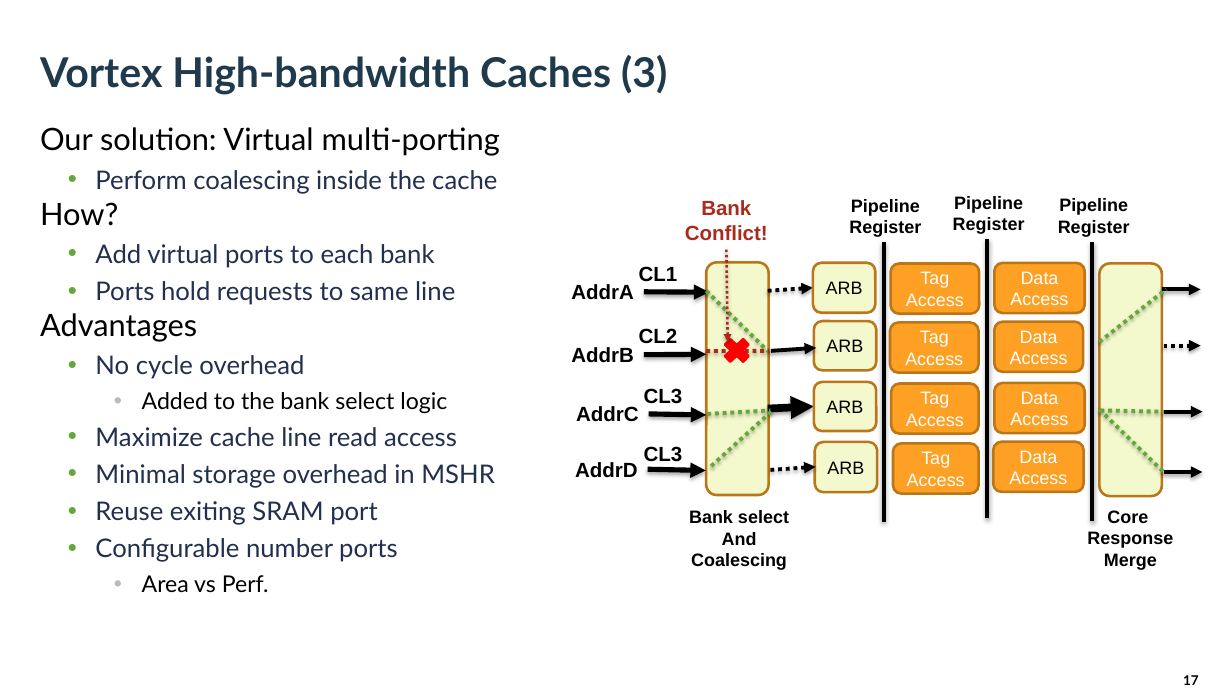
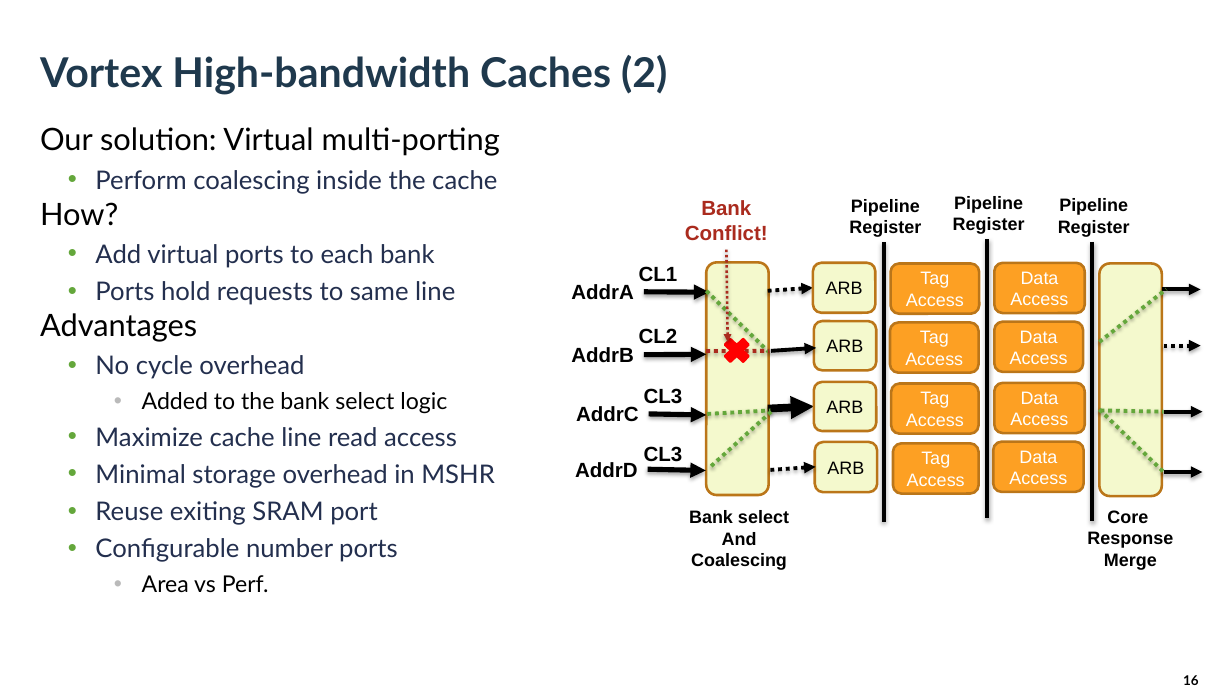
Before and after one commit to vortexgpgpu/vortex_tutorials, a slide deck: slide 16 of Slides_MICRO56/2.vortex_microarchitecture.pptx (slide 17 before the commit). Drawn at 1232x693 pixels with LibreOffice and Linux fonts; fonts in the diff are those of the drawing; background and template pictures are left out. Boxes give left, top, right and bottom in pixels: in the first picture for what was removed or moved away, otherwise in the second. Text is boxed around its words. In the diff, an @@ line names an element or a change of style, - is before the commit and + after.

```diff
--- a/Slides_MICRO56/2.vortex_microarchitecture.pptx
+++ b/Slides_MICRO56/2.vortex_microarchitecture.pptx
@@ title at (40, 55, 667, 95): text changed @@
-Vortex High-bandwidth Caches (3)
+Vortex High-bandwidth Caches (2)
@@ page number at (1183, 675, 1199, 685): text changed @@
-17
+16
```
Also in this commit, not shown: 1 other slide changed, 1 slide removed.
